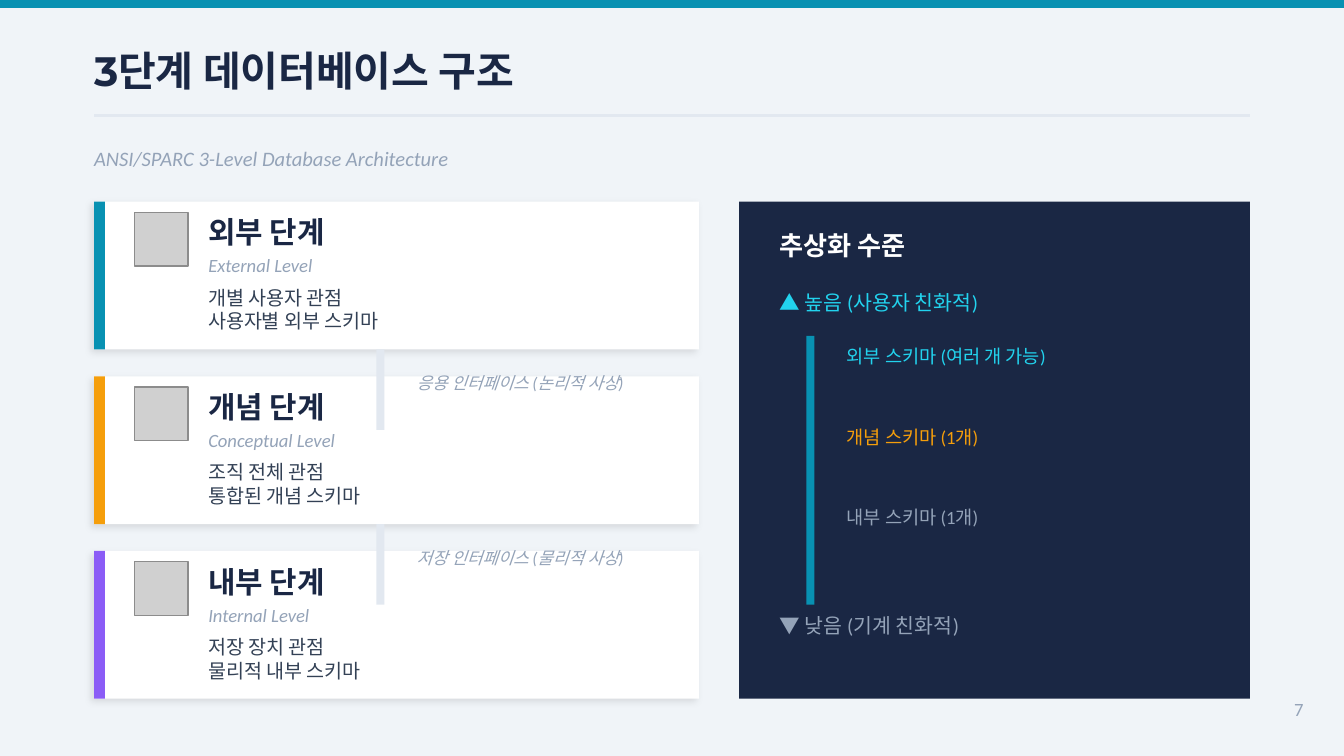
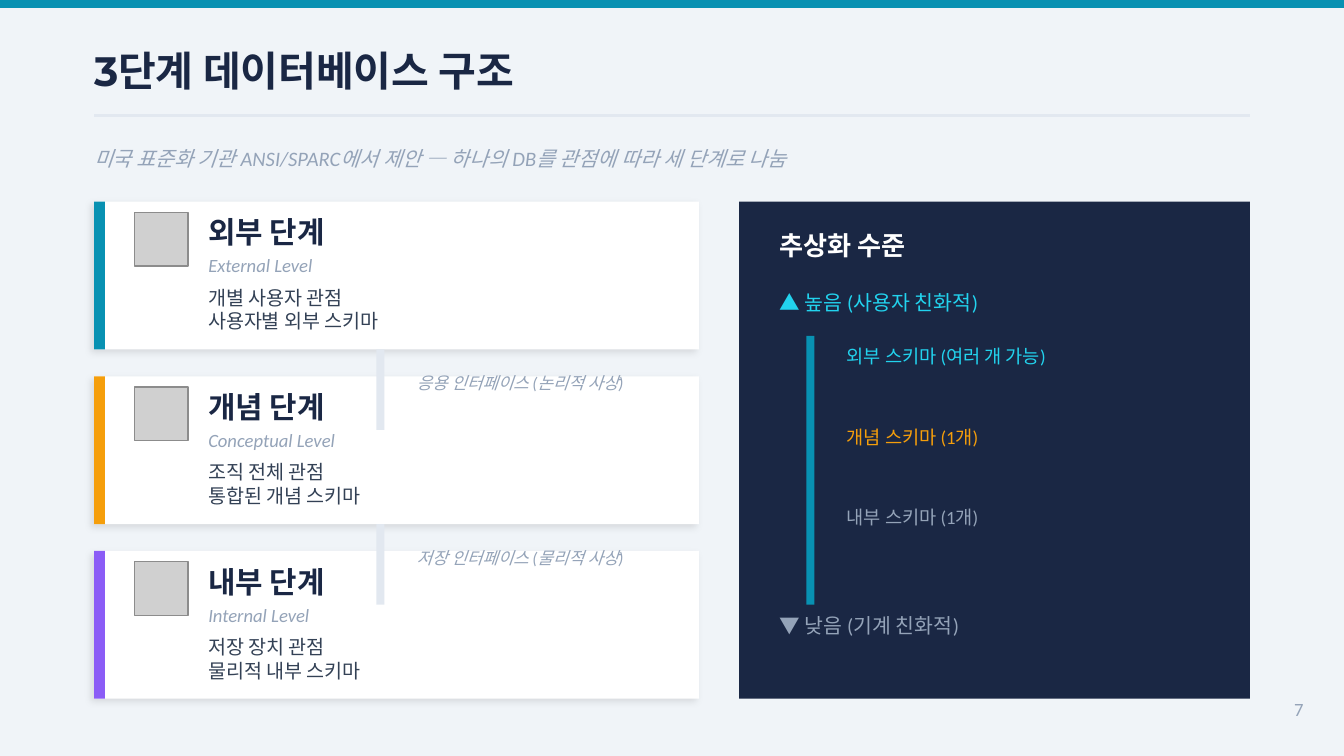
Before and after one commit to Sangdon-Park/Sangdon-Park.github.io, a slide deck: slide 7 of data/DB시스템/3장_데이터베이스시스템_박상돈.pptx. Drawn at 1344x756 pixels with LibreOffice and Linux fonts; fonts in the diff are those of the drawing; grey boxes stand for pictures. Boxes give left, top, right and bottom in pixels: in the first picture for what was removed or moved away, otherwise in the second. Text is boxed around its words. In the diff, an @@ line names an element or a change of style, - is before the commit and + after.

Commit message:
chore: refresh database systems chapter 3 materials

```diff
--- a/data/DB시스템/3장_데이터베이스시스템_박상돈.pptx
+++ b/data/DB시스템/3장_데이터베이스시스템_박상돈.pptx
@@ text at [94, 149, 787, 168]: text changed @@
-ANSI/SPARC 3-Level Database Architecture
+미국 표준화 기관 ANSI/SPARC에서 제안 — 하나의 DB를 관점에 따라 세 단계로 나눔
```
Also in this commit, not shown: 9 other slides changed, 3 other files.
